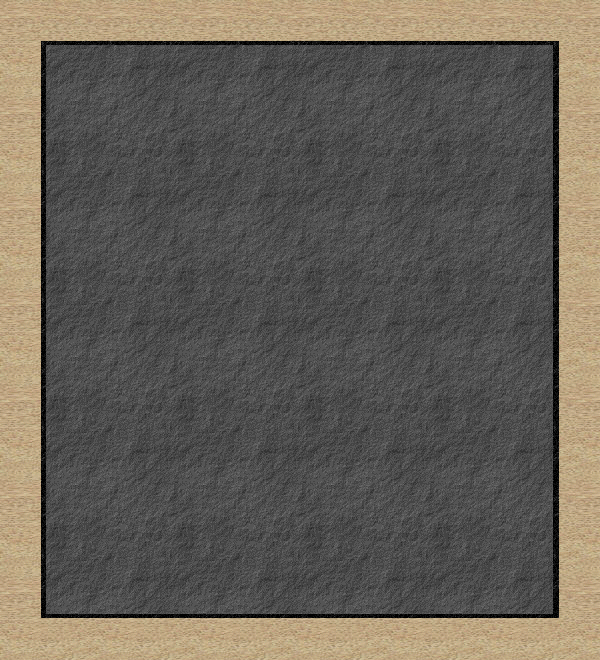
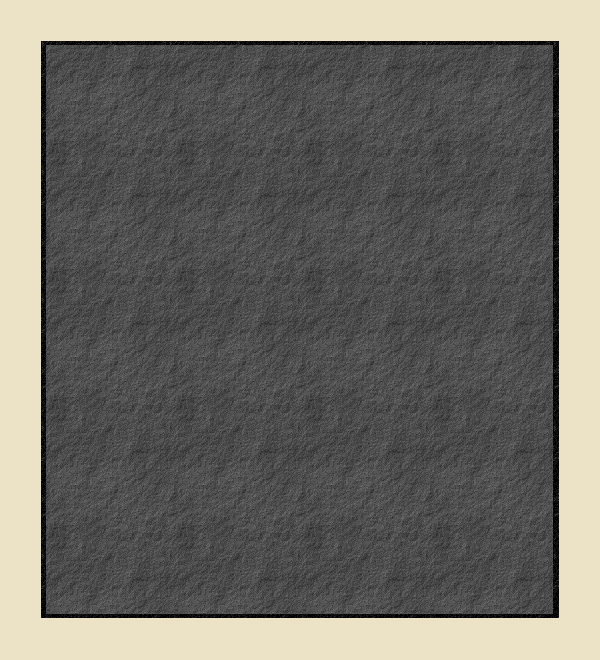
Two versions of the same layered image (600px x 660px). Layer-by-layer changes:
added layer "Calque #2" above "Calque" over (x1=0, y1=0, x2=600, y2=660)
hid "Calque" over (x1=0, y1=0, x2=600, y2=660)
